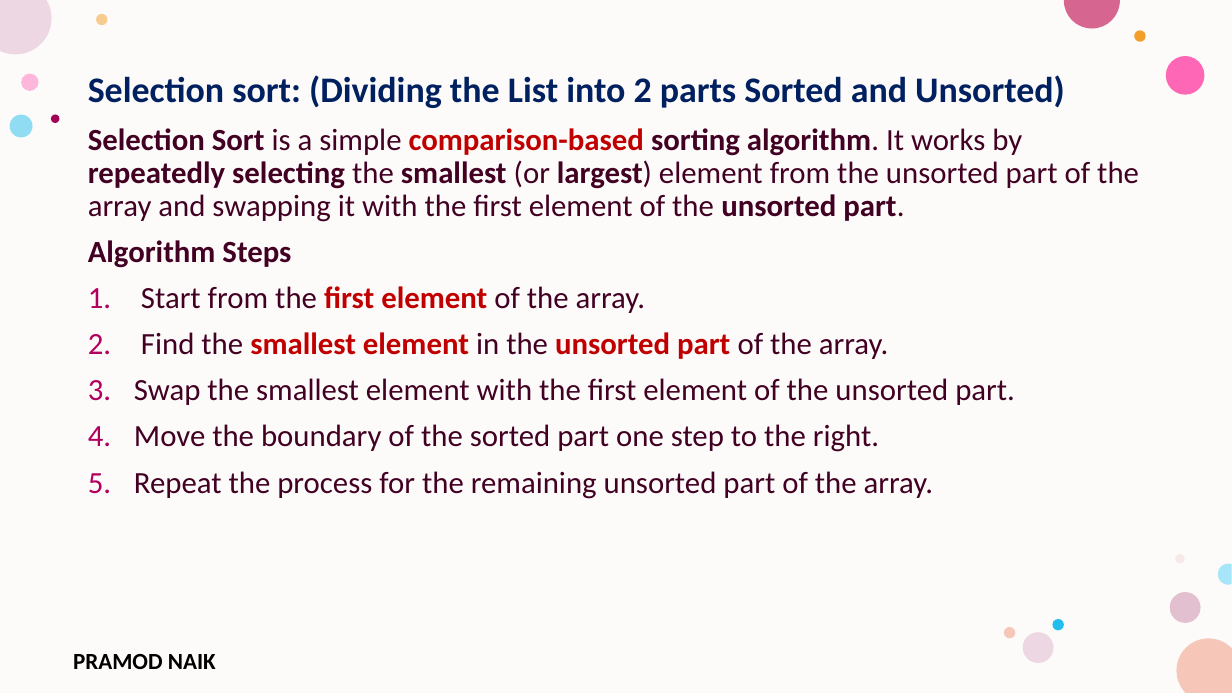
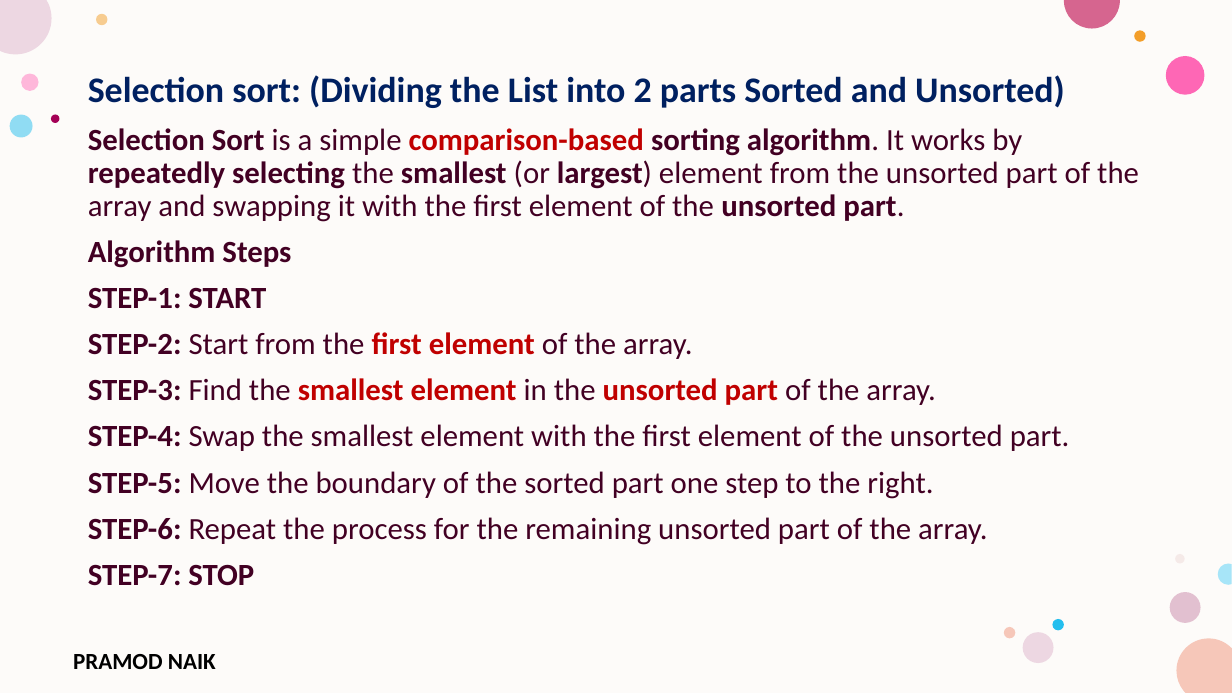
Before and after one commit to PRAMODNAIK-DEV/MCA-1st-Sem-Shridevi-College-Nov-2025, a slide deck: slide 56 of Theory Class-Notes/Unit-2 Arrays and Strings.pptx. Drawn at 1232x693 pixels with LibreOffice and Linux fonts; fonts in the diff are those of the drawing; background and template pictures are left out. Boxes give left, top, right and bottom in pixels: in the first picture for what was removed or moved away, otherwise in the second. Text is boxed around its words. In the diff, an @@ line names an element or a change of style, - is before the commit and + after.

```diff
--- a/Theory Class-Notes/Unit-2 Arrays and Strings.pptx
+++ b/Theory Class-Notes/Unit-2 Arrays and Strings.pptx
@@ text at box(88, 287, 1070, 586): text changed @@
-1. Start from the first element of the array.
-2. Find the smallest element in the unsorted part of the array.
-3. Swap the smallest element with the first element of the unsorted part.
-4. Move the boundary of the sorted part one step to the right.
-5. Repeat the process for the remaining unsorted part of the array.
+STEP-1: START
+STEP-2: Start from the first element of the array.
+STEP-3: Find the smallest element in the unsorted part of the array.
+STEP-4: Swap the smallest element with the first element of the unsorted part.
+STEP-5: Move the boundary of the sorted part one step to the right.
+STEP-6: Repeat the process for the remaining unsorted part of the array.
+STEP-7: STOP
```
Also in this commit, not shown: 2 other slides changed.
